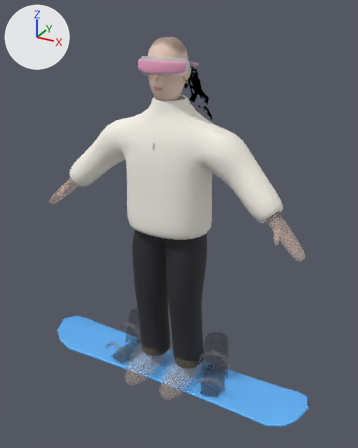
Two versions of the FBX model Assets/Summit/Resources/Rider/Breanna.fbx, one commit apart.
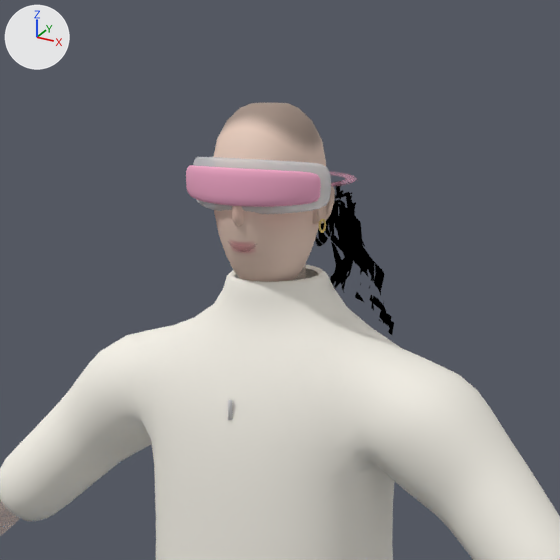
Each version is shown whole from a camera (50 mm lens) standing at (1.127, -1.954, 1.858) and looking at (0.048, 0.009, 0.877), then close up on the part from 20% to 76% of the width and 0% to 45% of the height. The lights are fixed; the arrows at upper left show +X, +Y and +Z. The first two pictures are the older version. Vertices at exactly the same position are counted once.

Objects in the first close-up: 'HeroBody', 'HeroHead' and 1 more.
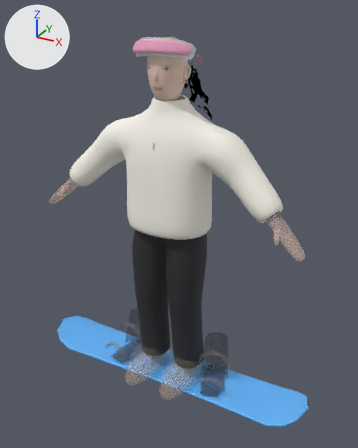
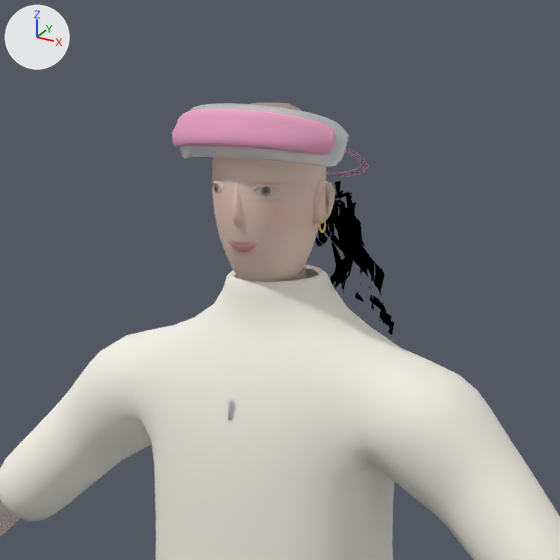
The newer file adds a shape key; the second version is drawn at full value of the shape key 'GogglesUp' of 'HeroHead', and the change is written as the vertex moves it makes.

Edits to the bpy script that builds the scene:
```text
Change me_herohead:
    where me_herohead.from_pydata(...)  # 5929 vertices, 5812 faces; spans x -0.2..0.195, y -0.188..0.234, z 1.212..1.802
    used by ob_herohead; location = (0.0, 0.0, 0.0)
    me_herohead part 1: 678 of 5929 vertices moved; they spanned x -0.127..0.127, y -0.117..0.148, z 1.586..1.665 and now span x -0.145..0.145, y -0.136..0.161, z 1.616..1.742; mean shift (0.0, 0.001, 0.056); largest move (0.0, -0.115, 1.602) -> (0.0, -0.134, 1.688)
```

Pixel boxes [x1, y1, x2, y2] of what changed, in the close-ups (560 x 560 px; the box of a moved part takes in the faces that stretch with it):
'HeroHead', reshaped: before [186, 103, 335, 282]; after [172, 103, 349, 282]
part 1 of me_herohead, moved or reshaped: before [186, 157, 331, 214]; after [172, 103, 349, 167]
